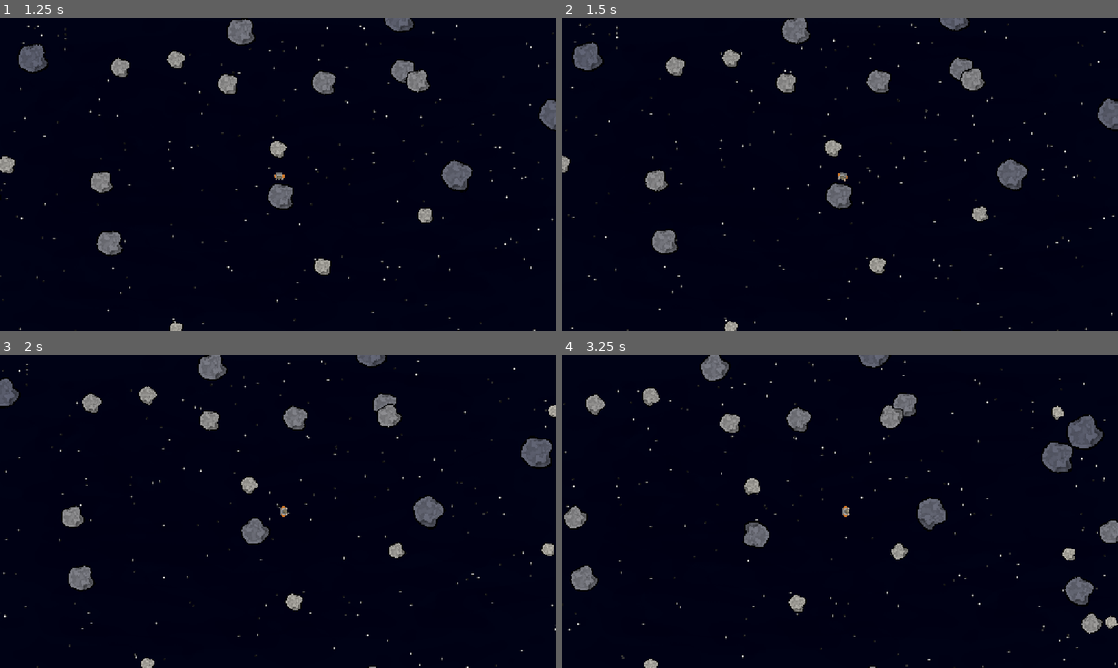
Above: before the commit, frames 1-4 (two rows, left to right).
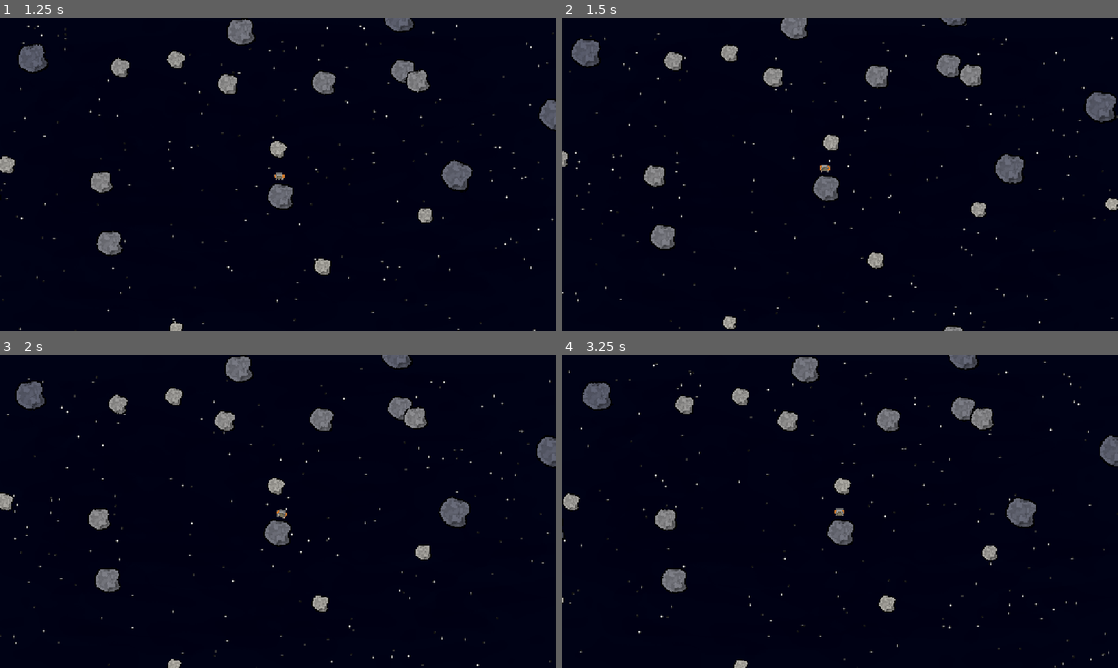
Above: after the commit, the same moments.

Repository: rogaldorn1327/space-scrapheap
Game: Godot game, scene res://scenes/main.tscn
Same seed, same stepped clock (60 frames per second), same inputs: the game is played once before the commit and once after it.
Inputs (mouse positions are in pixels of both pictures, inside the frame that each line leads up to):
- Up to frame 1 (1.25 s): click "Начать игру" at 0.5 s
- Up to frame 2 (1.5 s): move the mouse to (962, 158) at 1.27 s; hold D from 1.28 s (still down); tap R at 1.35 s; click (962, 158) at 1.42 s
- Up to frame 3 (2 s): keep holding D
- Up to frame 4 (3.25 s): move the mouse to (728, 527) at 2.02 s; release D at 2.03 s; hold S 2.03-2.78 s; tap R at 2.1, 2.85 s; move the mouse to (895, 442) at 2.77 s; hold D from 2.78 s (still down)

Frame 1 is identical in both runs. In frame 2, 4.3% of the frame differs, in the area x 0-100%, y 0-100%; in frame 3, 7.6%; in frame 4, 8.7%.

Commit message:
Bind R to the existing GameMenu restart path.
R reloads the scene the same way as pause «Начать заново» and death-overlay LMB release. Ignore R on the start screen and in text fields.

Co-authored-by: 1fuck94 <1fuck94@mail.ru>

Diff:
--- a/godot/scripts/menu.gd
+++ b/godot/scripts/menu.gd
@@ -33,6 +33,31 @@
 	tree.reload_current_scene()
 
 
+static func is_restart_key(event: InputEvent) -> bool:
+	var key := event as InputEventKey
+	if key == null or not key.pressed or key.echo:
+		return false
+	return key.keycode == KEY_R or key.physical_keycode == KEY_R
+
+
+static func focus_blocks_restart(viewport: Viewport) -> bool:
+	var focused := viewport.gui_get_focus_owner()
+	return focused is LineEdit or focused is TextEdit or focused is CodeEdit
+
+
+func wants_restart(event: InputEvent, viewport: Viewport = null) -> bool:
+	if viewport == null:
+		viewport = get_viewport()
+	if not is_restart_key(event):
+		return false
+	if focus_blocks_restart(viewport):
+		return false
+	## Стартовый экран — «Начать игру», не рестарт.
+	if _open and not _pause_mode:
+		return false
+	return true
+
+
 func _input(event: InputEvent) -> void:
 	if not event.is_action_pressed(&"ui_cancel"):
 		return
@@ -44,6 +69,13 @@
 	get_viewport().set_input_as_handled()
 
 
+func _unhandled_input(event: InputEvent) -> void:
+	if not wants_restart(event):
+		return
+	get_viewport().set_input_as_handled()
+	restart(get_tree())
+
+
 func _show_start() -> void:
 	_pause_mode = false
 	_primary.text = "Начать игру"
@@ -125,7 +157,7 @@
 	quit.pressed.connect(_on_quit)
 	column.add_child(quit)
 
-	_hint = _make_hint("Esc — продолжить")
+	_hint = _make_hint("Esc — продолжить · R — начать заново")
 	_hint.visible = false
 	column.add_child(_hint)
 
--- a/godot/scripts/wanderer.gd
+++ b/godot/scripts/wanderer.gd
@@ -235,7 +235,7 @@
 	label.grow_vertical = Control.GROW_DIRECTION_BOTH
 	label.horizontal_alignment = HORIZONTAL_ALIGNMENT_CENTER
 	label.vertical_alignment = VERTICAL_ALIGNMENT_CENTER
-	label.text = "Вы умерли.\nБесконечно скитаясь в космосе.\n\nНажмите мышь — начать снова"
+	label.text = "Вы умерли.\nБесконечно скитаясь в космосе.\n\nНажмите мышь или R — начать снова"
 	label.add_theme_font_size_override("font_size", 36)
 	label.add_theme_color_override("font_color", Color(0.92, 0.93, 1.0))
 	label.position = Vector2(-420, -90)
--- /dev/null
+++ b/godot/tests/verify_restart.gd
@@ -0,0 +1,106 @@
+extends "res://tests/scene_check.gd"
+
+## R вызывает тот же GameMenu.restart, что пауза и экран смерти.
+
+
+func _initialize() -> void:
+	call_deferred("_run")
+
+
+func _run() -> void:
+	if not _check_key_filter():
+		return
+	var scene := await boot(3)
+	if scene == null:
+		return
+	var menu := scene.get_node_or_null("Menu") as GameMenu
+	if menu == null:
+		fail("Нет узла Menu")
+		return
+	if not _check_start_screen_ignores_r(menu):
+		return
+	if not _check_play_and_pause_accept_r(menu):
+		return
+	if not await _check_text_focus_ignores_r(scene, menu):
+		return
+	if not _check_same_restart_path():
+		return
+	print("RESTART_OK")
+	quit(0)
+
+
+func _key(code: Key, pressed: bool = true, echo: bool = false) -> InputEventKey:
+	var event := InputEventKey.new()
+	event.pressed = pressed
+	event.echo = echo
+	event.keycode = code
+	event.physical_keycode = code
+	return event
+
+
+func _check_key_filter() -> bool:
+	if not GameMenu.is_restart_key(_key(KEY_R)):
+		fail("Нажатие R должно быть клавишей рестарта")
+		return false
+	if GameMenu.is_restart_key(_key(KEY_R, false)):
+		fail("Отпускание R не должно рестартить")
+		return false
+	if GameMenu.is_restart_key(_key(KEY_R, true, true)):
+		fail("Echo R не должен рестартить")
+		return false
+	if GameMenu.is_restart_key(_key(KEY_W)):
+		fail("W не должен рестартить")
+		return false
+	return true
+
+
+func _check_start_screen_ignores_r(menu: GameMenu) -> bool:
+	if menu.wants_restart(_key(KEY_R)):
+		fail("На стартовом экране R не должен рестартить")
+		return false
+	return true
+
+
+func _check_play_and_pause_accept_r(menu: GameMenu) -> bool:
+	menu._close()
+	if not menu.wants_restart(_key(KEY_R)):
+		fail("В игре R должен рестартить")
+		return false
+	menu._show_pause()
+	if not menu.wants_restart(_key(KEY_R)):
+		fail("В паузе R должен рестартить как «Начать заново»")
+		return false
+	menu._close()
+	return true
+
+
+func _check_text_focus_ignores_r(scene: Node, menu: GameMenu) -> bool:
+	var field := LineEdit.new()
+	scene.add_child(field)
+	field.grab_focus()
+	await process_frame
+	if not GameMenu.focus_blocks_restart(scene.get_viewport()):
+		fail("LineEdit с фокусом должен глушить R")
+		field.queue_free()
+		return false
+	if menu.wants_restart(_key(KEY_R)):
+		fail("R в поле ввода не должен рестартить")
+		field.queue_free()
+		return false
+	field.queue_free()
+	return true
+
+
+func _check_same_restart_path() -> bool:
+	var wanderer_src := FileAccess.get_file_as_string("res://scripts/wanderer.gd")
+	if wanderer_src.find("GameMenu.restart") < 0:
+		fail("Экран смерти должен вызывать GameMenu.restart")
+		return false
+	var menu_src := FileAccess.get_file_as_string("res://scripts/menu.gd")
+	if menu_src.find("reload_current_scene") < 0:
+		fail("Рестарт должен перезагружать сцену")
+		return false
+	if menu_src.find("wants_restart") < 0:
+		fail("Меню должно решать, когда R рестартит")
+		return false
+	return true
Not shown, changed: GAME.md
Not shown, changed: README.md
